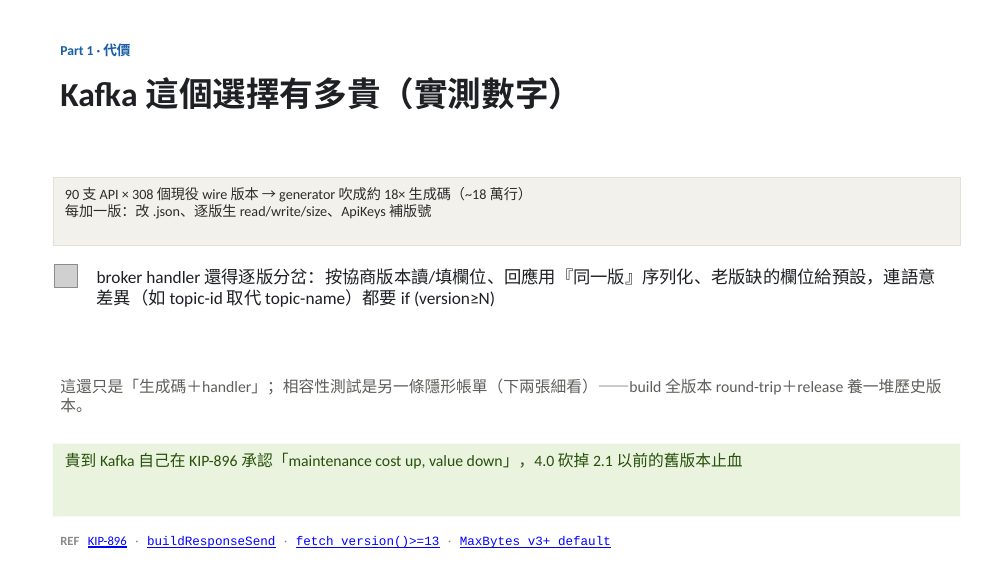
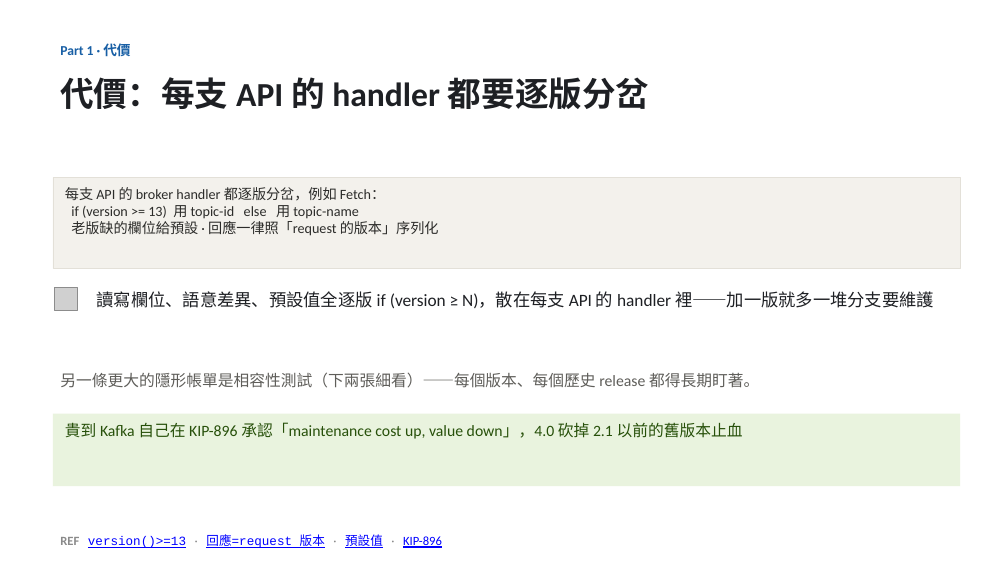
Before and after one commit to unknowntpo/kafka, a slide deck: slide 9 of study/version-control/kafka-version-negotiation.pptx. Drawn at 1008x567 pixels with LibreOffice and Linux fonts; fonts in the diff are those of the drawing; grey boxes stand for pictures. Boxes give left, top, right and bottom in pixels: in the first picture for what was removed or moved away, otherwise in the second. Text is boxed around its words. In the diff, an @@ line names an element or a change of style, - is before the commit and + after.

Commit message:
study(version-control): 架構(b) 補「為何用 MV」的根（維持 log data 一致）＋代價頁改以 handler 逐版分岔為主
- 架構(b) solve：加 WHY——partition replication 搬實際 log data、複製協定要全叢集同版才在混版升級期行為確定；各連線各挑會破壞一致性
- 代價頁：拿掉 generator/308/18× 生成碼數字（工具內部、不痛），改成具體 handler 逐版分岔範例（if version>=13 topic-id/topic-name、老版預設、回應照 request 版本）＋導向測試兩張

```diff
--- a/study/version-control/kafka-version-negotiation.pptx
+++ b/study/version-control/kafka-version-negotiation.pptx
@@ text at box(60, 77, 650, 109): text changed @@
-Kafka 這個選擇有多貴（實測數字）
+代價：每支 API 的 handler 都要逐版分岔
@@ rectangle "每支 API 的 broker handler ...": place and size @@
-rectangle "每支 API 的 broker handler ..." at box(53, 178, 960, 246)
+rectangle "每支 API 的 broker handler ..." at box(53, 178, 960, 268)
@@ text in rectangle at box(65, 187, 439, 236): text changed @@
-90 支 API × 308 個現役 wire 版本 → generator 吹成約 18× 生成碼（~18 萬行）
-每加一版：改 .json、逐版生 read/write/size、ApiKeys 補版號
+每支 API 的 broker handler 都逐版分岔，例如 Fetch：
+if (version >= 13) 用 topic-id else 用 topic-name
+老版缺的欄位給預設 · 回應一律照「request 的版本」序列化
@@ picture: place and size @@
-picture at box(54, 265, 77, 287)
+picture at box(54, 287, 77, 310)
@@ text at box(97, 291, 934, 308): text changed @@
-broker handler 還得逐版分岔：按協商版本讀/填欄位、回應用『同一版』序列化、老版缺的欄位給預設，連語意差異（如 topic-id 取代 topic-name）都要 if (version≥N)
+讀寫欄位、語意差異、預設值全逐版 if (version ≥ N)，散在每支 API 的 handler 裡——加一版就多一堆分支要維護
@@ text at box(60, 372, 759, 388): text changed @@
-這還只是「生成碼＋handler」；相容性測試是另一條隱形帳單（下兩張細看）——build 全版本 round-trip＋release 養一堆歷史版本。
+另一條更大的隱形帳單是相容性測試（下兩張細看）——每個版本、每個歷史 release 都得長期盯著。
@@ rectangle "貴到 Kafka 自己在 KIP-896 承認「maintenance ...": place and size @@
-rectangle "貴到 Kafka 自己在 KIP-896 承認「maintenance ..." at box(53, 444, 960, 516)
+rectangle "貴到 Kafka 自己在 KIP-896 承認「maintenance ..." at box(53, 414, 960, 486)
@@ text at box(60, 534, 442, 548): text changed @@
-REF KIP-896 · buildResponseSend · fetch version()>=13 · MaxBytes v3+ default
+REF version()>=13 · 回應=request 版本 · 預設值 · KIP-896
```
Also in this commit, not shown: 1 other slide changed, 1 other file.
